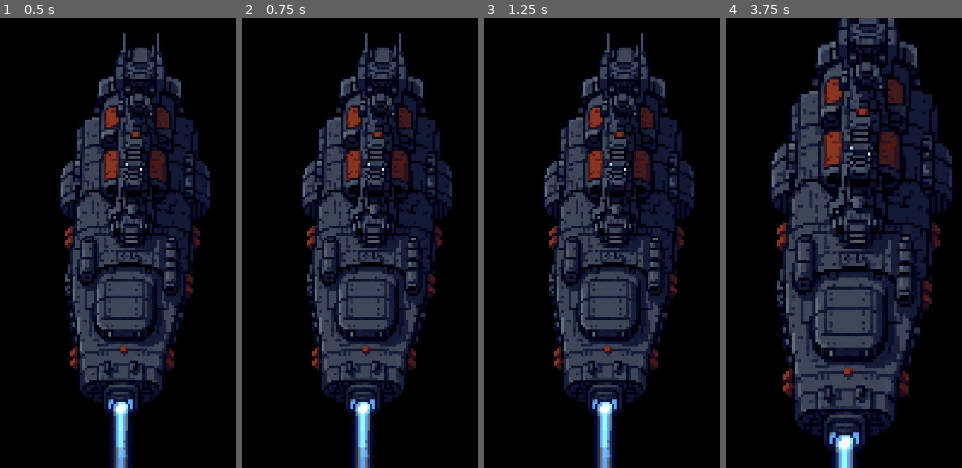
Above: before the commit, frames 1-4 (left to right).
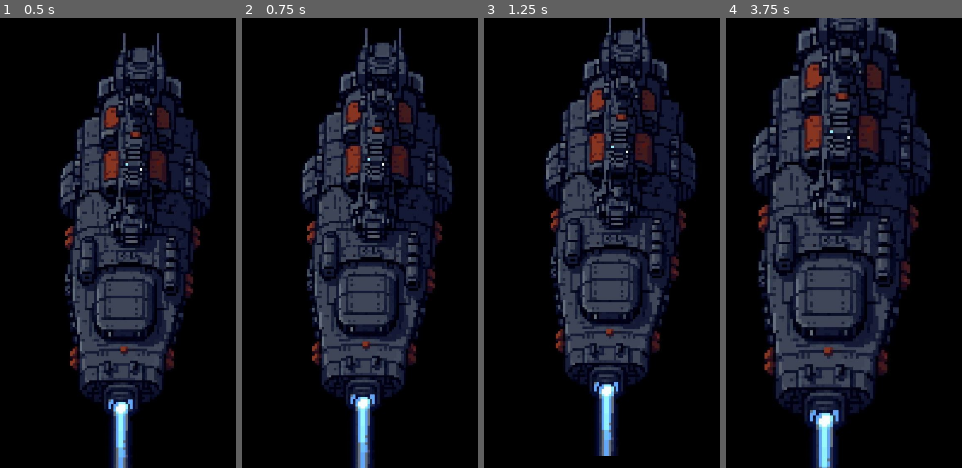
Above: after the commit, the same moments.

Repository: accelangel/space_bastard
Game: Godot game, scene res://Scenes/WorldRoot.tscn
Two runs of this game, one before a commit and one after it. Both use one fixed random seed, a clock stepped at 60 frames per second and the inputs below.
Inputs (mouse positions are in pixels of both pictures, inside the frame that each line leads up to):
- Up to frame 1 (0.5 s): no input
- Up to frame 2 (0.75 s): tap Enter at 0.5 s; move the mouse to (outside the picture) at 0.52 s; hold S (camera_move_down) from 0.53 s (still down)
- Up to frame 3 (1.25 s): keep holding S (camera_move_down); tap A (camera_move_left) at 0.8 s
- Up to frame 4 (3.75 s): move the mouse to (outside the picture) at 1.27 s; release S (camera_move_down) at 1.28 s; tap A (camera_move_left) at 1.35 s; tap D (camera_move_right) at 1.55 s; tap Space at 2 s; move the mouse to (938, 144) at 2.02 s; hold D (camera_move_right) 2.03-2.78 s; tap W (camera_move_up) at 2.3, 2.85 s; move the mouse to (818, 333) at 2.77 s; tap Mouse wheel up (camera_zoom_in) at 3.05, 3.6 s; move the mouse to (outside the picture) at 3.52 s

Frame 1 is identical in both runs. In frame 2, 15% of the frame differs, in the area x 25-89%, y 2-100%; in frame 3, 23%; in frame 4, 42%, in the area x 10-97%, y 0-100%.

Commit message:
added basic WASD panning

Diff:
--- a/Scripts/GameCamera.gd
+++ b/Scripts/GameCamera.gd
@@ -1,22 +1,39 @@
 extends Camera2D
 
+@export var zoomSpeed : float = 10
+
+var zoomTarget :Vector2
+
+
 func _ready():
+	zoomTarget = zoom
 	pass
 
 func _process(delta):
-	Zoom()
+	Zoom(delta)
 	Pan()
 	ClickAndDrag()
 
-func Zoom():
+func Zoom(delta):
 	if Input.is_action_just_pressed("camera_zoom_in"):
-		zoom = zoom * 1.1
+		zoomTarget *= 1.1
 
 	if Input.is_action_just_pressed("camera_zoom_out"):
-		zoom = zoom * 0.9
+		zoomTarget *= 0.9
+
+	zoom = zoom.slerp(zoomTarget, zoomSpeed * delta) # Makes the zoom choppy and more sluuuurpy aw bby
 	pass
 
 func Pan():
+	if Input.is_action_pressed("camera_move_right"):
+		position.x += 1
+	if Input.is_action_pressed("camera_move_left"):
+		position.x -= 1
+	if Input.is_action_pressed("camera_move_up"):
+		position.y -= 1
+	if Input.is_action_pressed("camera_move_down"):
+		position.y += 1
+
 	pass
 
 func ClickAndDrag():
